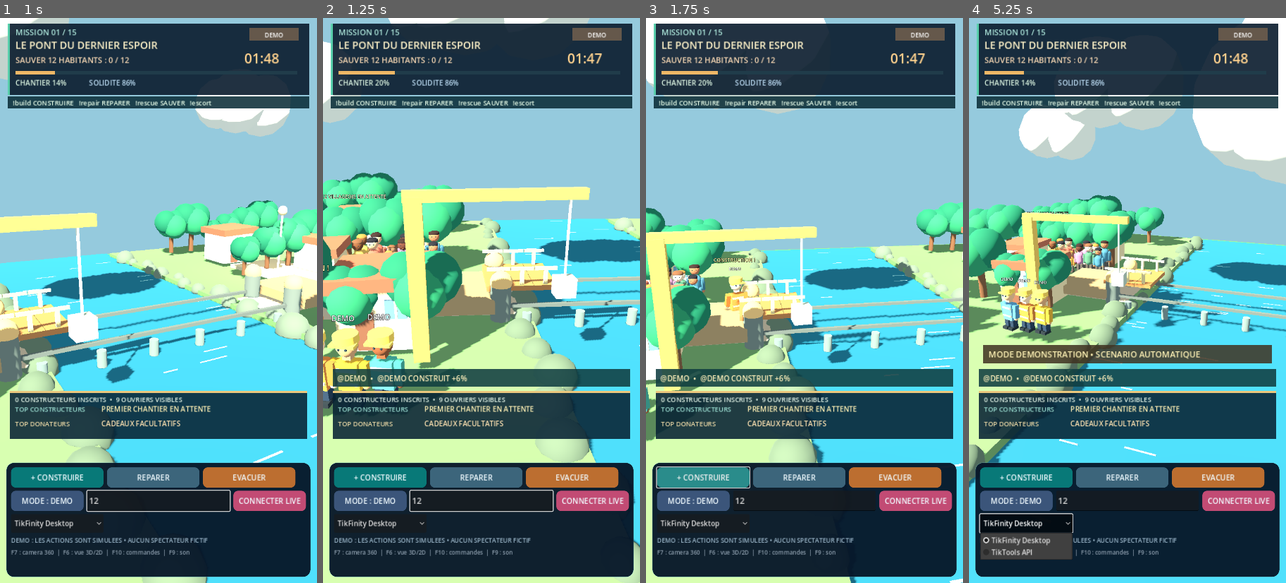
Above: before the commit, frames 1-4 (left to right).
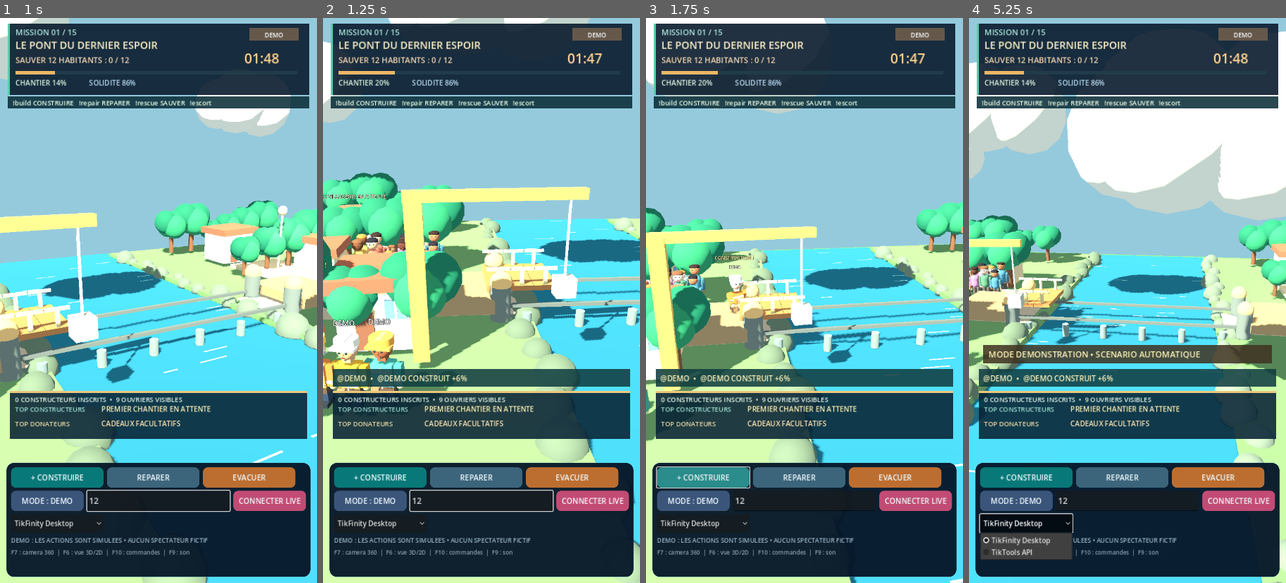
Above: after the commit, the same moments.

Repository: Hsergo/LIVE-BATTLES
Game: Godot game, scene res://main.tscn
Two runs of this game, one before a commit and one after it. Both use one fixed random seed, a clock stepped at 60 frames per second and the inputs below.
Inputs (mouse positions are in pixels of both pictures, inside the frame that each line leads up to):
- Up to frame 1 (1 s): click (158, 498) at 0.52 s; type "12" at 0.6 s
- Up to frame 2 (1.25 s): no input
- Up to frame 3 (1.75 s): click "+ CONSTRUIRE" at 1.25 s
- Up to frame 4 (5.25 s): click "REPARER" at 2 s; click "EVACUER" at 2.75 s; click "MODE : DEMO" at 3.5 s; click "MODE : LIVE" at 4.25 s; click "TikFinity Desktop" at 5 s

Frame 1 is identical in both runs. In frame 2, 1.6% of the frame differs, in the area x 0-42%, y 43-70%; in frame 3, 0.5%; in frame 4, 36%, in the area x 0-100%, y 0-100%.

Commit message:
feat(workers): hi-vis equipment, diverse appearances, animated construction tools and rescue cinematics

Diff:
--- a/rescue/game/scripts/world_3d.gd
+++ b/rescue/game/scripts/world_3d.gd
@@ -27,6 +27,7 @@
 var orbit_angle := -0.6
 var orbit_enabled := true
 var spotlight_time := 0.0
+var rescue_focus_time := 0.0
 var source_mission := ""
 var surprise_time := 0.0
 var dust: Array[MeshInstance3D] = []
@@ -368,14 +369,26 @@
 	var u_hash := absi(name.hash())
 	var skin_color: Color = SKIN[u_hash % SKIN.size()]
 	var uniform: Color = UNIFORMS[u_hash % UNIFORMS.size()]
+	var helmet_color := Color("#ffcb51") if u_hash % 3 == 0 else (Color("#edebdf") if u_hash % 3 == 1 else Color("#eaa54d"))
+	rig.scale = Vector3(0.94+float(u_hash%5)*0.02,0.95+float((u_hash/5)%5)*0.021,1.0)
 	# Safety boots, trousers, detailed vest, independent articulated arms and legs.
 	_box(rig,Vector3(0,1.02,0),Vector3(0.62,0.84,0.40),uniform)
 	_box(rig,Vector3(0,1.25,0.22),Vector3(0.58,0.09,0.055),Color("#fbe5a1"))
 	_box(rig,Vector3(0,0.84,0.22),Vector3(0.58,0.07,0.055),Color("#fbe5a1"))
+	# Reflective safety vest, chest zipper, utility belt and radio badge.
+	_box(rig,Vector3(0,1.03,0.232),Vector3(0.04,0.67,0.04),Color("#efe8c5"))
+	_box(rig,Vector3(0,0.65,0),Vector3(0.68,0.17,0.47),Color("#56483c"))
+	_box(rig,Vector3(-0.19,0.65,0.266),Vector3(0.22,0.18,0.13),Color("#96795a"))
+	_box(rig,Vector3(0.21,1.28,0.258),Vector3(0.15,0.12,0.045),Color("#f7efe1"))
 	_box(rig,Vector3(0,1.65,0),Vector3(0.24,0.26,0.25),skin_color)
 	_ball(rig,Vector3(0,1.89,0),0.30,skin_color)
-	_cylinder(rig,Vector3(0,2.13,0),0.34,0.23,Color("#f9d05c"))
-	_box(rig,Vector3(0,2.01,0.20),Vector3(0.71,0.08,0.26),Color("#f7d05b"))
+	_cylinder(rig,Vector3(0,2.13,0),0.34,0.23,helmet_color)
+	_box(rig,Vector3(0,2.01,0.20),Vector3(0.71,0.08,0.26),helmet_color)
+	_box(rig,Vector3(0,2.22,0.0),Vector3(0.15,0.055,0.51),helmet_color.lightened(0.2))
+	# Chin strap and facial features for a less toy-like worker silhouette.
+	_box(rig,Vector3(0,1.69,0.0),Vector3(0.038,0.12,0.41),Color("#575551"))
+	_ball(rig,Vector3(0,1.87,0.285),0.045,skin_color.darkened(0.1))
+	_box(rig,Vector3(0,1.765,0.286),Vector3(0.12,0.028,0.028),Color("#85544a"))
 	for side in [-1.0,1.0]:
 		_ball(rig,Vector3(side*0.10,1.91,0.275),0.034,Color("#273b4b"))
 	var limbs: Dictionary = {}
@@ -385,7 +398,23 @@
 		rig.add_child(arm)
 		arm.position = Vector3(factor*0.39,1.40,0)
 		_box(arm,Vector3(factor*0.045,-0.31,0),Vector3(0.21,0.67,0.25),uniform.darkened(0.1))
-		_ball(arm,Vector3(factor*0.045,-0.67,0),0.115,skin_color)
+		_ball(arm,Vector3(factor*0.045,-0.67,0),0.115,Color("#d5bd90"))
+		_box(arm,Vector3(factor*0.045,-0.48,0.14),Vector3(0.19,0.085,0.07),Color("#d9d9ca"))
+		if side == "right":
+			var hand_tool := Node3D.new()
+			arm.add_child(hand_tool)
+			hand_tool.position = Vector3(factor*0.045,-0.76,0.2)
+			_cylinder(hand_tool,Vector3(0,-0.22,0),0.041,0.63,Color("#7c5f45"))
+			if u_hash%3 == 0:
+				_box(hand_tool,Vector3(0,-0.52,0),Vector3(0.34,0.13,0.12),Color("#9eafb0"))
+			elif u_hash%3 == 1:
+				_box(hand_tool,Vector3(0,-0.49,0),Vector3(0.20,0.17,0.17),Color("#adb9bd"))
+				_box(hand_tool,Vector3(0.09,-0.39,0),Vector3(0.08,0.11,0.10),Color("#c5cbca"))
+			else:
+				_box(hand_tool,Vector3(0,-0.49,0),Vector3(0.32,0.09,0.10),Color("#b6bab3"))
+				_box(hand_tool,Vector3(0.13,-0.45,0),Vector3(0.08,0.17,0.11),Color("#a2b5b8"))
+			hand_tool.visible = false
+			limbs["tool"] = hand_tool
 		limbs[side+"_arm"] = arm
 		var leg := Node3D.new()
 		rig.add_child(leg)
@@ -504,8 +533,9 @@
 			contribution_text = "ACTION SPECIALE !"
 	action_tag.text = contribution_text
 	actor["last_used"] = clock
-	focus_user = name
-	spotlight_time = 3.5 if kind != "join" else 1.5
+	if spotlight_time <= 0.4 or kind == "rescue":
+		focus_user = name
+		spotlight_time = 3.5 if kind != "join" else 1.5
 	if recent_actions.size() >= 18:
 		recent_actions.pop_front()
 	recent_actions.append({"user":name,"kind":kind,"at":clock})
@@ -522,6 +552,10 @@
 		var t := float(actor["age"])
 		var remaining := maxf(0,float(actor["action_time"])-delta)
 		actor["action_time"] = remaining
+		var tool: Node3D = actor["tool"]
+		tool.visible = remaining > 0.0 and str(actor["action"]) in ["build","repair"]
+		var nametag: Label3D = actor["label"]
+		nametag.visible = actors.size() <= 18 or remaining > 0.0 or user == focus_user
 		var action_tag: Label3D = actor["action_tag"]
 		action_tag.visible = remaining > 0.0 and str(actor["action"]) != "join"
 		if action_tag.visible:
@@ -539,7 +573,8 @@
 		rig.position = rig.position.lerp(target,minf(1.0,delta*2.9))
 		rig.position.y += sin(t*7.2)*0.003 if remaining>0 else sin(t*1.3)*0.001
 		var fighting := remaining > 0.0
-		var swing := sin(t*(11.0 if fighting else 2.0))*(0.93 if fighting else 0.10)
+		var walking := rig.position.distance_to(target) > 0.35
+		var swing := sin(t*(10.0 if fighting else (7.0 if walking else 2.0)))*(0.92 if fighting else (0.47 if walking else 0.07))
 		(actor["left_arm"] as Node3D).rotation.x = swing
 		(actor["right_arm"] as Node3D).rotation.x = -swing*0.8
 		(actor["left_leg"] as Node3D).rotation.x = -swing*0.35
@@ -570,6 +605,11 @@
 	if name != source_mission:
 		_rebuild_world()
 	spotlight_time = maxf(0.0,spotlight_time-d)
+	rescue_focus_time = maxf(0.0,rescue_focus_time-d)
+	var saved_count := int(state.get("saved"))
+	if saved_count > last_saved:
+		rescue_focus_time = 2.6
+		last_saved = saved_count
 	surprise_time = maxf(0.0,surprise_time-d)
 	if orbit_enabled:
 		orbit_angle = fposmod(orbit_angle+d*TAU/39.0,TAU)
@@ -582,6 +622,10 @@
 			# Close-up in which the real author's visible worker performs the action.
 			target = target.lerp(focus.position+Vector3(0,1.0,0),0.55)
 			desired = desired.lerp(focus.position+Vector3(10,6.8,13),0.32)
+	if rescue_focus_time > 0.0 and civilians != null and is_instance_valid(civilians):
+		var rescue_pos: Vector3 = civilians.call("last_rescued_position")
+		target = target.lerp(rescue_pos+Vector3(0,1.5,0),0.56)
+		desired = desired.lerp(rescue_pos+Vector3(6.8,5.9,10.0),0.35)
 	camera.position = camera.position.lerp(desired,minf(1.0,d*1.25))
 	camera.look_at(target,Vector3.UP)
 	if water != null:
